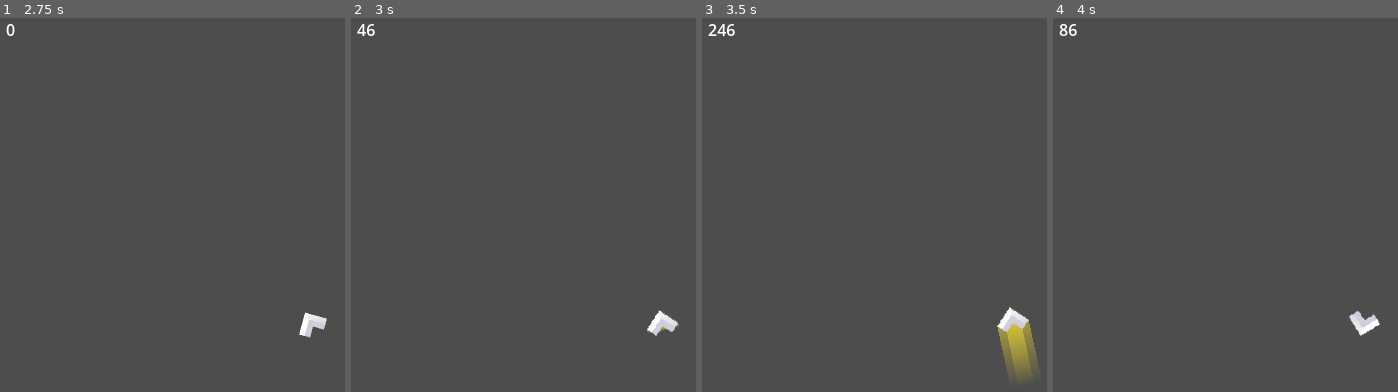
Above: before the commit, frames 1-4 (left to right).
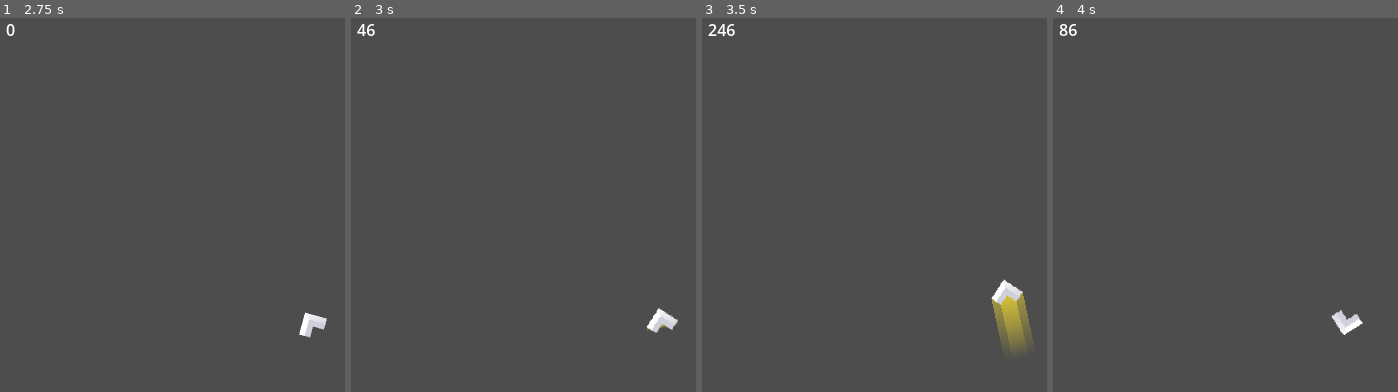
Above: after the commit, the same moments.

Repository: williamthome/backspace
Game: Godot game, scene res://scene/level/main/main_level.tscn
Same seed, same stepped clock (60 frames per second), same inputs: the game is played once before the commit and once after it.
Inputs:
- Up to frame 1 (2.75 s): tap Enter at 0.5 s; hold Right (rotate_right) 0.53-1.28 s; hold Down (decelerate) 0.53-1.28 s; hold Left (rotate_left) 1.28-2.03 s; tap Down (decelerate) at 1.35 s; hold Right (rotate_right) from 2.03 s (still down); hold Down (decelerate) from 2.03 s (still down)
- Up to frame 2 (3 s): release Right (rotate_right) at 2.78 s; release Down (decelerate) at 2.78 s; hold Up (accelerate) from 2.78 s (still down); tap Down (decelerate) at 2.85 s
- Up to frame 3 (3.5 s): keep holding Up (accelerate)
- Up to frame 4 (4 s): release Up (accelerate) at 3.53 s; hold Left (rotate_left) from 3.53 s (still down); hold Down (decelerate) from 3.53 s (still down)

Frame 1 is identical in both runs. In frame 2, 0.2% of the frame differs, in the area x 85-96%, y 77-86%; in frame 3, 2.2%, in the area x 83-98%, y 69-97%; in frame 4, 0.5%.

Commit message:
feat: use player camera as default

Diff:
--- a/scene/level/game_camera.gd
+++ /dev/null
@@ -1,11 +0,0 @@
-extends Camera2D
-
-
-# Called when the node enters the scene tree for the first time.
-func _ready():
-	pass # Replace with function body.
-
-
-# Called every frame. 'delta' is the elapsed time since the previous frame.
-func _process(delta):
-	global_position = get_tree().get_first_node_in_group("player").position
--- a/scene/level/game_camera.tscn
+++ /dev/null
@@ -1,6 +0,0 @@
-[gd_scene load_steps=2 format=3 uid="uid://mvfx0xn4b7fo"]
-
-[ext_resource type="Script" path="res://scene/level/game_camera.gd" id="1_20885"]
-
-[node name="GameCamera" type="Camera2D"]
-script = ExtResource("1_20885")
--- a/scene/level/main/main_level.tscn
+++ b/scene/level/main/main_level.tscn
@@ -1,8 +1,7 @@
-[gd_scene load_steps=4 format=3 uid="uid://cdwh0v4p86yv6"]
+[gd_scene load_steps=3 format=3 uid="uid://cdwh0v4p86yv6"]
 
 [ext_resource type="PackedScene" uid="uid://h4sj4anpxqqh" path="res://scene/player/player.tscn" id="1_fitj3"]
 [ext_resource type="Script" path="res://scene/level/main/main_level.gd" id="1_iafu6"]
-[ext_resource type="PackedScene" uid="uid://mvfx0xn4b7fo" path="res://scene/level/game_camera.tscn" id="2_rjwpo"]
 
 [node name="MainLevel" type="Node"]
 script = ExtResource("1_iafu6")
@@ -16,8 +15,6 @@
 offset_bottom = 41.0
 text = "0"
 
-[node name="GameCamera" parent="." instance=ExtResource("2_rjwpo")]
-
 [node name="Player" parent="." instance=ExtResource("1_fitj3")]
 position = Vector2(320, 320)
 
--- a/scene/player/player.tscn
+++ b/scene/player/player.tscn
@@ -44,6 +44,8 @@
 [node name="Player" type="CharacterBody2D" groups=["player"]]
 script = ExtResource("1_pqh2y")
 
+[node name="Camera2D" type="Camera2D" parent="."]
+position_smoothing_enabled = true
 [node name="AnimationPlayer" type="AnimationPlayer" parent="."]
 libraries = {
 "": SubResource("AnimationLibrary_us2jd")
